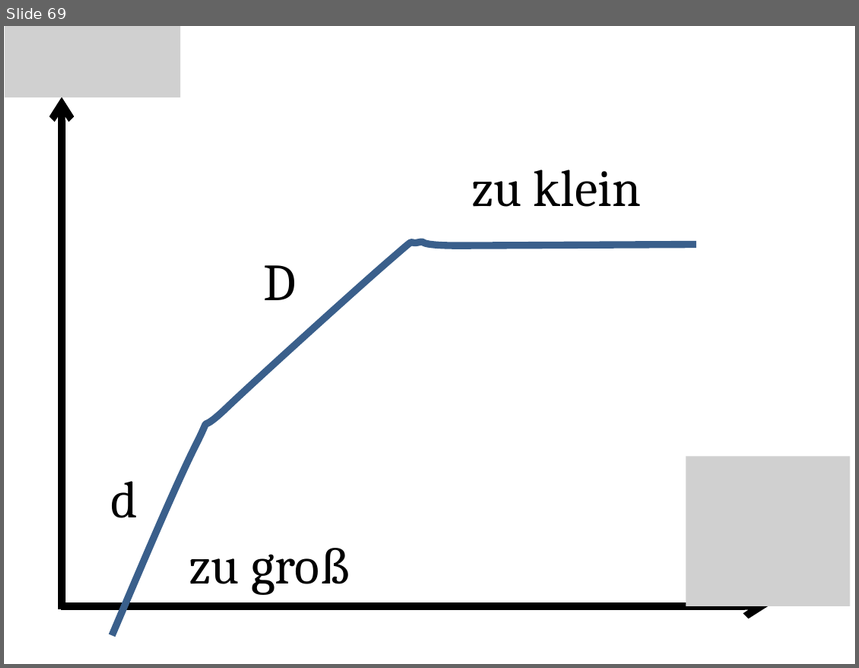
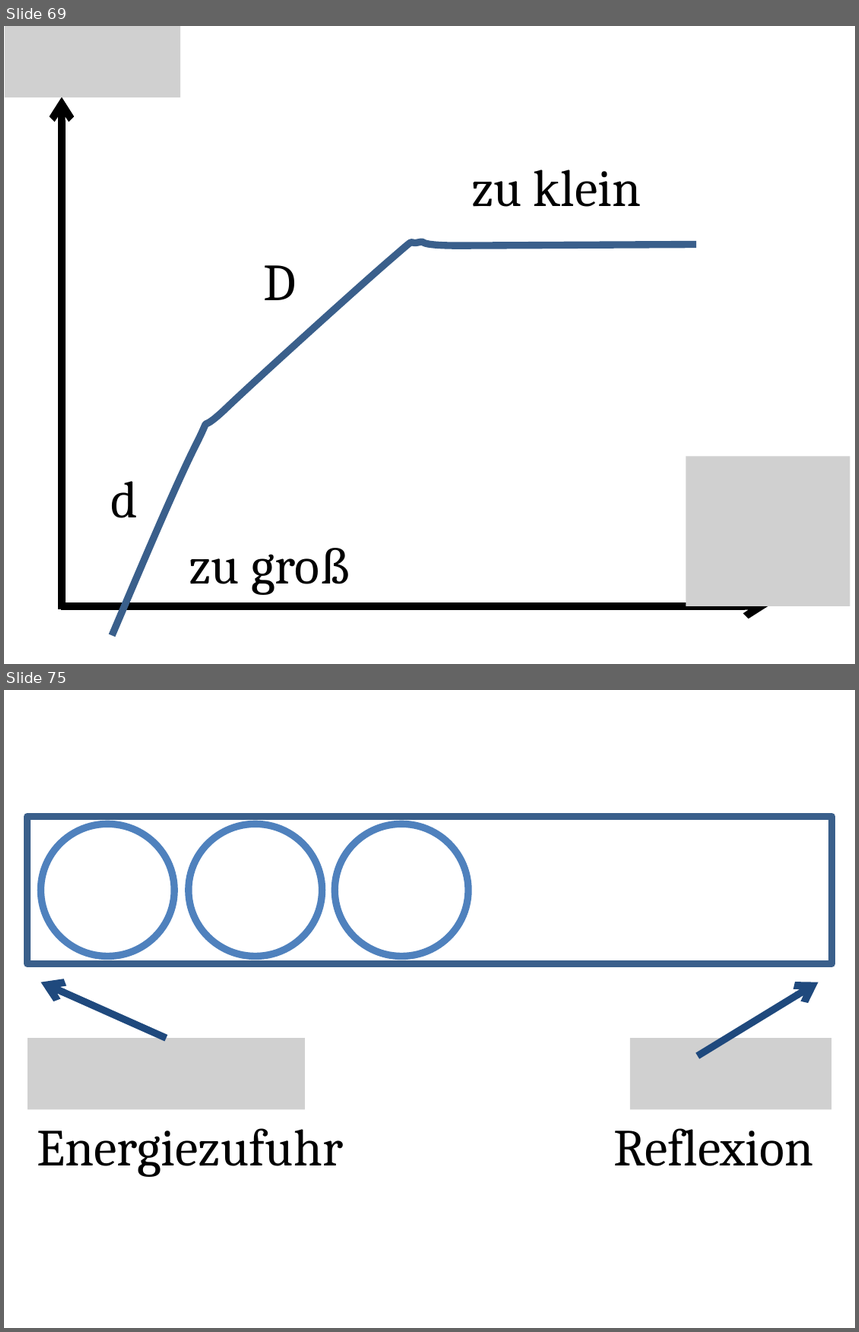
Before and after one commit to sophiahenckell/HIWI_Computersimulation, a slide deck: Bilder.pptx. Shown one above the other, each under a label of ours: slide 69 before the commit, slides 69 and 75 after it; the slides between them are not shown. The pictures are 859x668 and 859x1332 pixels, drawn with LibreOffice and Linux fonts; fonts in the diff are those of the drawing; grey boxes stand for pictures. Boxes give left, top, right and bottom in pixels: in the first picture for what was removed or moved away, otherwise in the second. Text is boxed around its words. In the diff, an @@ line names an element or a change of style, - is before the commit and + after.

```diff
--- a/Bilder.pptx
+++ b/Bilder.pptx
@@ slide 75 added at [4, 690, 855, 1328], background #FFFFFF @@
@@ rectangle added at [28, 817, 832, 964], outline #3A5F8C 6 pt @@
@@ ellipse added at [40, 824, 174, 957], outline #4F81BD 6 pt @@
@@ ellipse added at [189, 824, 322, 957], outline #4F81BD 6 pt @@
@@ ellipse added at [335, 824, 469, 957], outline #4F81BD 6 pt @@
@@ arrow added from (167, 1038) to (40, 983), #1F497D 6 pt @@
@@ arrow added from (698, 1056) to (819, 983), #1F497D 6 pt @@
@@ picture added at [28, 1038, 305, 1110] @@
@@ picture added at [630, 1038, 832, 1110] @@
@@ text added at [37, 1129, 343, 1177], 44 pt, text #000000 @@
+Energiezufuhr
@@ text added at [614, 1129, 813, 1167], 44 pt, text #000000 @@
+Reflexion
```
Also in this commit, not shown: 6 other slides added, 5 other files.
